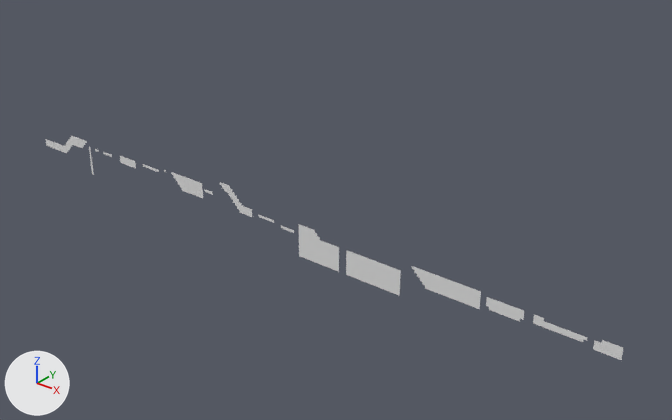
One commit to the OBJ model Assets/Tiled2Unity/Meshes/l1.obj: the scene before it, then after it.
Before and after are seen from a 50 mm camera at (69.0, -206.0, 100.0) aimed at (-105.0, 10.0, -35.0). The axes (+X, +Y, +Z) are drawn at lower left. The lights are the same throughout. Where no turn or scale is listed for an object, it has been applied to the vertices.

Names of what the first picture shows: 'l1'.
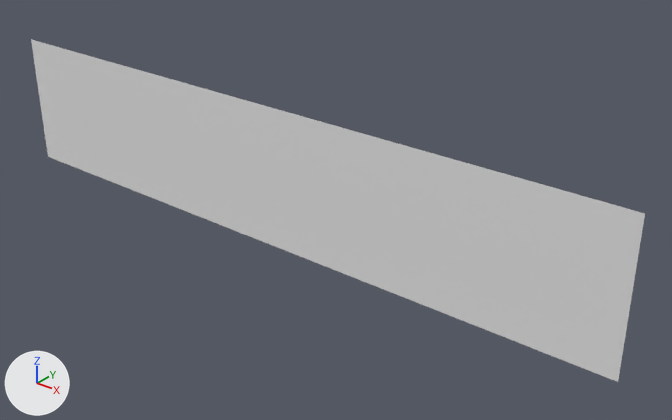
Location of each change, (x1, y1, x2, y2) in pixels of the pictures (672 x 420 px):
'l1', reshaped (6% wider, 53% taller)
    before: (46, 136, 623, 360)
    after: (31, 39, 645, 382)
part 1 of me_l1, added
    after: (31, 39, 645, 382)

Edits to the bpy script that builds the scene:
```text
Change me_l1:
    used by ob_l1; location = (0.0, 0.0, 0.0)
    remove me_l1.from_pydata(...)  # 1203 vertices, 900 faces; spans x -250.0..0.0, y 0.0, z -50.0..-33.0
    add me_l1.from_pydata(...)  # 12801 vertices, 12500 faces; spans x -250.0..0.0, y 0.0, z -50.0..0.0
    me_l1 part 1: 11598 vertices added at x -250.0..0.0, y 0.0, z -50.0..0.0
```
